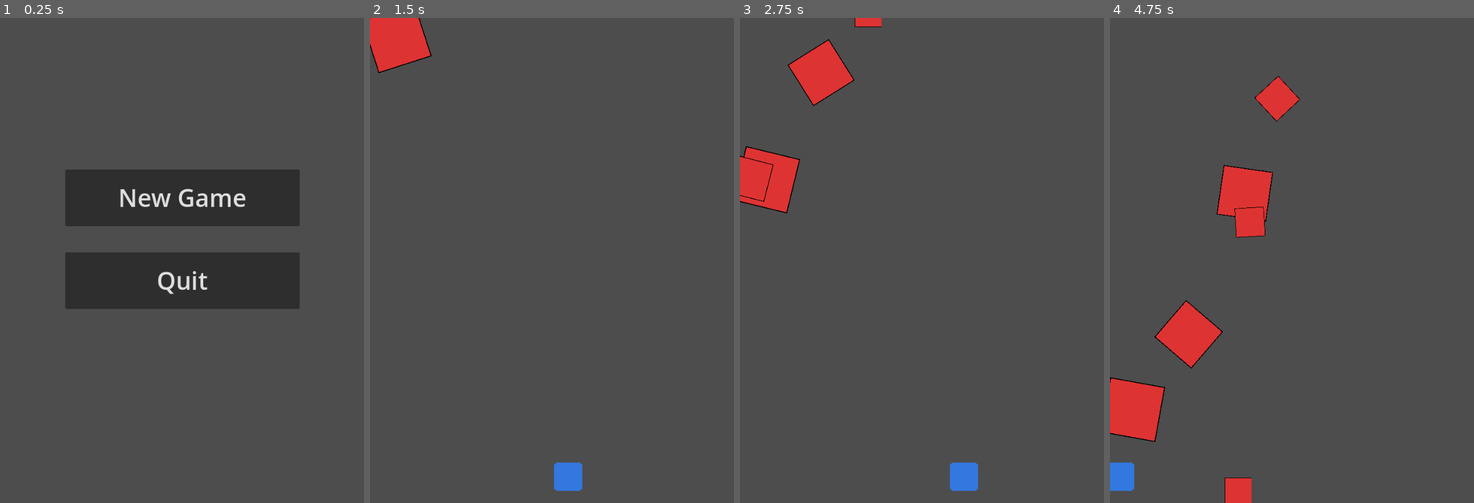
Above: before the commit, frames 1-4 (left to right).
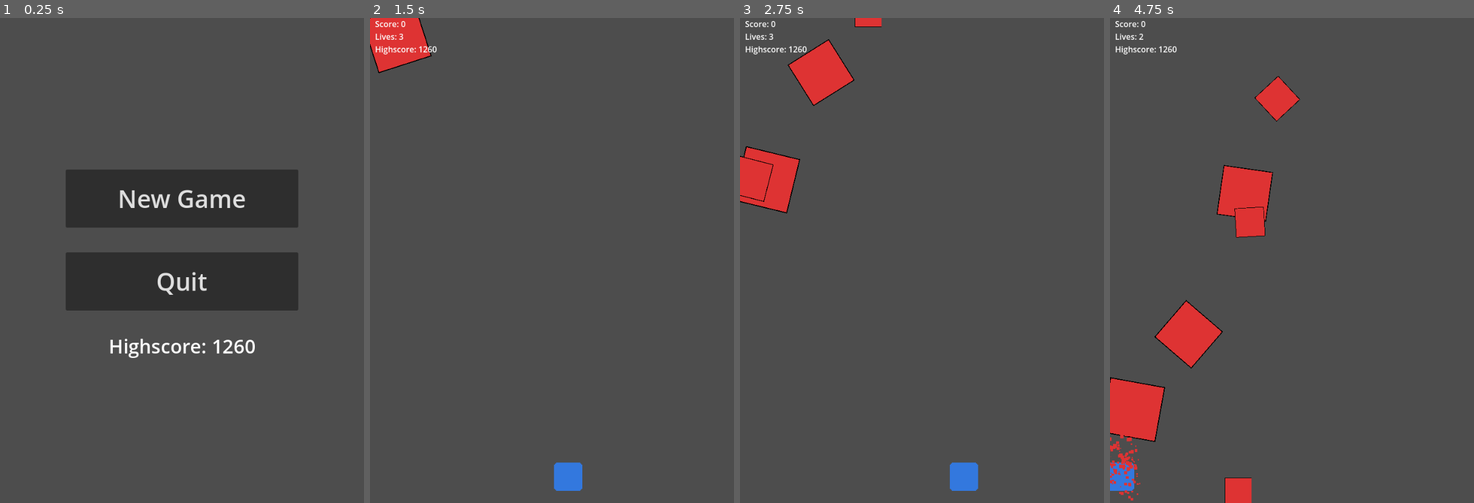
Above: after the commit, the same moments.

Repository: ivaylo-traykov/DodgeDrop
Game: Godot game, scene res://Scenes/main_screen.tscn
Same seed, same stepped clock (60 frames per second), same inputs: the game is played once before the commit and once after it.
Inputs:
- Up to frame 1 (0.25 s): no input
- Up to frame 2 (1.5 s): click "New Game" at 0.5 s; hold Right (ui_right) from 1.28 s (still down)
- Up to frame 3 (2.75 s): release Right (ui_right) at 2.03 s; hold Left (ui_left) from 2.03 s (still down)
- Up to frame 4 (4.75 s): release Left (ui_left) at 2.78 s; hold Right (ui_right) 2.78-4.28 s; hold Left (ui_left) from 4.28 s (still down)

The runs differ from the first frame. In frame 1, 1.5% of the frame differs, in the area x 18-83%, y 31-71%; in frame 2, 0.2%; in frame 3, 0.2%; in frame 4, 0.6%.

Commit message:
Added global script with scoring and life systems, death effects

Diff:
--- /dev/null
+++ b/Scenes/Drops/block_death_effect.tscn
@@ -0,0 +1,33 @@
+[gd_scene load_steps=3 format=3 uid="uid://cficrmlgkc5hf"]
+
+[ext_resource type="Script" path="res://Scripts/block_death_effect.gd" id="1_e226i"]
+
+[sub_resource type="Curve" id="Curve_mlfrc"]
+_data = [Vector2(0, 1), 0.0, 0.0, 0, 0, Vector2(0.5, 0), 0.0, 0.0, 0, 0]
+point_count = 2
+metadata/_snap_enabled = true
+
+[node name="BlockDeathEffect" type="Node2D"]
+script = ExtResource("1_e226i")
+
+[node name="CPUParticles2D" type="CPUParticles2D" parent="."]
+emitting = false
+amount = 150
+lifetime = 2.0
+one_shot = true
+explosiveness = 0.8
+fract_delta = false
+emission_shape = 3
+emission_rect_extents = Vector2(32, 32)
+direction = Vector2(50, 50)
+spread = 106.39
+scale_amount_min = 2.0
+scale_amount_max = 8.0
+scale_amount_curve = SubResource("Curve_mlfrc")
+color = Color(0.870588, 0.2, 0.2, 1)
+
+[node name="Timer" type="Timer" parent="."]
+wait_time = 1.5
+one_shot = true
+
+[connection signal="timeout" from="Timer" to="." method="_on_timer_timeout"]
--- a/Scenes/level.tscn
+++ b/Scenes/level.tscn
@@ -1,8 +1,10 @@
-[gd_scene load_steps=4 format=3 uid="uid://h6cajh187ua4"]
+[gd_scene load_steps=6 format=3 uid="uid://h6cajh187ua4"]
 
 [ext_resource type="Script" path="res://Scripts/level.gd" id="1_rfqn2"]
 [ext_resource type="PackedScene" uid="uid://bom08i33w53dc" path="res://Scenes/player.tscn" id="1_xglin"]
-[ext_resource type="Texture2D" uid="uid://6kcm6jywnyle" path="res://Assets/bckgrnd.png" id="3_gfjaq"]
+[ext_resource type="Script" path="res://Scripts/lbl_lives.gd" id="3_hibti"]
+[ext_resource type="Script" path="res://Scripts/lbl_score.gd" id="4_hfpg5"]
+[ext_resource type="Script" path="res://Scripts/lbl_highscore.gd" id="5_5f3i8"]
 
 [node name="level" type="Node2D"]
 script = ExtResource("1_rfqn2")
@@ -10,14 +12,33 @@
 [node name="Player" parent="." instance=ExtResource("1_xglin")]
 position = Vector2(355, 908)
 
-[node name="Sprite2D" type="Sprite2D" parent="."]
-visible = false
-z_index = -100
-position = Vector2(360, 480)
-texture = ExtResource("3_gfjaq")
-
 [node name="spawn_cooldown" type="Timer" parent="."]
 wait_time = 0.5
 autostart = true
 
+[node name="UI" type="CanvasLayer" parent="."]
+
+[node name="lbl_lives" type="Label" parent="UI"]
+offset_left = 10.0
+offset_top = 25.0
+offset_right = 110.0
+offset_bottom = 50.0
+text = "Lives: 3"
+script = ExtResource("3_hibti")
+
+[node name="lbl_score" type="Label" parent="UI"]
+offset_left = 10.0
+offset_right = 110.0
+offset_bottom = 25.0
+text = "Score: 0"
+script = ExtResource("4_hfpg5")
+
+[node name="lbl_highscore" type="Label" parent="UI"]
+offset_left = 10.0
+offset_top = 50.0
+offset_right = 110.0
+offset_bottom = 75.0
+text = "Highscore:"
+script = ExtResource("5_5f3i8")
+
 [connection signal="timeout" from="spawn_cooldown" to="." method="_on_spawn_cooldown_timeout"]
--- a/Scenes/main_screen.tscn
+++ b/Scenes/main_screen.tscn
@@ -1,25 +1,36 @@
-[gd_scene load_steps=2 format=3 uid="uid://b073tp6rgikdn"]
+[gd_scene load_steps=3 format=3 uid="uid://b073tp6rgikdn"]
 
 [ext_resource type="Script" path="res://Scripts/main_screen.gd" id="1_e55uh"]
+[ext_resource type="Script" path="res://Scripts/lbl_main_screen_score.gd" id="2_2g18u"]
 
 [node name="main_screen" type="Node2D"]
 script = ExtResource("1_e55uh")
 
 [node name="new_game" type="Button" parent="."]
-offset_left = 129.0
+offset_left = 130.0
 offset_top = 300.0
-offset_right = 593.0
-offset_bottom = 412.0
+offset_right = 590.0
+offset_bottom = 415.0
 theme_override_font_sizes/font_size = 48
 text = "New Game"
 
 [node name="quit_game" type="Button" parent="."]
-offset_left = 129.0
+offset_left = 130.0
 offset_top = 464.0
-offset_right = 593.0
-offset_bottom = 576.0
+offset_right = 590.0
+offset_bottom = 579.0
 theme_override_font_sizes/font_size = 48
 text = "Quit"
 
+[node name="lbl_main_screen_score" type="Label" parent="."]
+offset_left = 130.0
+offset_top = 600.0
+offset_right = 590.0
+offset_bottom = 700.0
+theme_override_font_sizes/font_size = 38
+horizontal_alignment = 1
+vertical_alignment = 1
+script = ExtResource("2_2g18u")
+
 [connection signal="pressed" from="new_game" to="." method="_on_new_game_pressed"]
 [connection signal="pressed" from="quit_game" to="." method="_on_quit_game_pressed"]
--- /dev/null
+++ b/Scenes/player_death_effect.tscn
@@ -0,0 +1,27 @@
+[gd_scene load_steps=3 format=3 uid="uid://dyd6b1j7d47n1"]
+
+[ext_resource type="Script" path="res://Scripts/player_death_effect.gd" id="1_kb5a0"]
+
+[sub_resource type="Curve" id="Curve_55s1f"]
+_data = [Vector2(0, 1), 0.0, 0.0, 0, 0, Vector2(0.496932, 0.0139563), 0.0, 0.0, 0, 0]
+point_count = 2
+
+[node name="player_death_effect" type="Node2D"]
+script = ExtResource("1_kb5a0")
+
+[node name="CPUParticles2D" type="CPUParticles2D" parent="."]
+emitting = false
+amount = 150
+lifetime = 0.5
+one_shot = true
+emission_shape = 3
+emission_rect_extents = Vector2(32, 32)
+initial_velocity_min = 1.0
+initial_velocity_max = 2.0
+scale_amount_min = 2.0
+scale_amount_max = 8.0
+scale_amount_curve = SubResource("Curve_55s1f")
+color = Color(0.2, 0.470588, 0.870588, 1)
+
+[node name="Timer" type="Timer" parent="."]
+wait_time = 2.0
--- a/Scripts/block.gd
+++ b/Scripts/block.gd
@@ -7,6 +7,7 @@
 var scale_index = 1
 var rotation_speed = 0.025
 var rotation_direction = 0
+var death_effect_scene = preload("res://Scenes/Drops/block_death_effect.tscn")
 
 @onready var sprite = $TextureRect
 
@@ -16,18 +17,31 @@
 	scale = Vector2(scale_index, scale_index)
 	z_index = -scale_index
 
+	speed += 2 * Game.get_dificulty()
+
 func _process(delta):
 	position.y += speed / scale_index
 	angle += (rotation_speed / scale_index) * rotation_direction
 	rotation = angle
 
 	if position.y > 1024:
+		Game.score += 10
+		die()
+
+	if Game.lives <= 0:
 		die()
 
 func _on_body_entered(body):
 	if body is Player:
+		Game.player_get_hit()
 		print("Player got hit")
 		die()
 
 func die():
+	if position.y < 1024:
+		var death_effect = death_effect_scene.instantiate()
+		death_effect.position = position
+		death_effect.scale = Vector2(scale_index, scale_index)
+		death_effect.rotation = angle
+		get_tree().root.add_child(death_effect)
 	queue_free()
--- /dev/null
+++ b/Scripts/block_death_effect.gd
@@ -0,0 +1,8 @@
+extends Node2D
+
+func _ready():
+	$CPUParticles2D.emitting = true
+	$Timer.start()
+
+func _on_timer_timeout():
+	queue_free()
--- /dev/null
+++ b/Scripts/game.gd
@@ -0,0 +1,35 @@
+extends Node
+
+const HIGHSCORE = "res://highscore.bin"
+
+var lives = 3
+var score = 0
+
+func player_get_hit():
+	lives -= 1
+	if lives <= 0:
+		await get_tree().create_timer(1).timeout
+		set_highscore()
+		game_over()
+
+func get_dificulty():
+	return round(score / 500)
+
+func set_highscore():
+	if score > get_highscore():
+		var file = FileAccess.open(HIGHSCORE, FileAccess.WRITE)
+		file.store_line(str(score))
+
+func get_highscore():
+	if FileAccess.file_exists(HIGHSCORE):
+		var file = FileAccess.open(HIGHSCORE, FileAccess.READ)
+		if not file.eof_reached():
+			var current_line = file.get_line()
+			if int(current_line) > 0:
+				return int(current_line)
+			else:
+				return 0
+		file.close()
+
+func game_over():
+	get_tree().change_scene_to_file("res://Scenes/main_screen.tscn")
--- /dev/null
+++ b/Scripts/lbl_highscore.gd
@@ -0,0 +1,6 @@
+extends Label
+
+
+# Called when the node enters the scene tree for the first time.
+func _ready():
+	text = "Highscore: " + str(Game.get_highscore())
--- /dev/null
+++ b/Scripts/lbl_lives.gd
@@ -0,0 +1,4 @@
+extends Label
+
+func _process(delta):
+	text = "Lives: " + str(Game.lives)
--- /dev/null
+++ b/Scripts/lbl_main_screen_score.gd
@@ -0,0 +1,8 @@
+extends Label
+
+
+# Called when the node enters the scene tree for the first time.
+func _ready():
+	if Game.score > 0:
+		text = "Score: " + str(Game.score) + "\n"
+	text += "Highscore: " + str(Game.get_highscore())
--- /dev/null
+++ b/Scripts/lbl_score.gd
@@ -0,0 +1,4 @@
+extends Label
+
+func _process(delta):
+	text = "Score: " + str(Game.score)
--- a/Scripts/level.gd
+++ b/Scripts/level.gd
@@ -1,7 +1,6 @@
 extends Node
 
 var rng = RandomNumberGenerator.new()
-var time = 0
 var spawn_ready = false
 var item_scene = preload("res://Scenes/Drops/block.tscn")
 var timer = null
@@ -12,8 +11,6 @@
 	screen_width = int(get_viewport().size.x)
 
 func _process(delta):
-	time += delta
-
 	## SPAWN DROPS
 	if spawn_ready:
 		var item = item_scene.instantiate()
--- a/Scripts/main_screen.gd
+++ b/Scripts/main_screen.gd
@@ -1,6 +1,8 @@
 extends Node2D
 
 func _on_new_game_pressed():
+	Game.lives = 3
+	Game.score = 0
 	get_tree().change_scene_to_file("res://Scenes/level.tscn")
 
 func _on_quit_game_pressed():
--- a/Scripts/player.gd
+++ b/Scripts/player.gd
@@ -3,8 +3,13 @@
 
 var speed = 300
 var drift = speed / 10
+var death_effect_scene = preload("res://Scenes/player_death_effect.tscn")
+
 
 func _process(delta):
+
+	if Game.lives <= 0:
+		die()
 
 	var direction = Input.get_axis("ui_left", "ui_right")
 
@@ -21,3 +26,9 @@
 		position.x = 0
 
 	move_and_slide()
+
+func die():
+	var death_effect = death_effect_scene.instantiate()
+	death_effect.position = position
+	get_tree().root.add_child(death_effect)
+	queue_free()
--- /dev/null
+++ b/Scripts/player_death_effect.gd
@@ -0,0 +1,8 @@
+extends Node2D
+
+func _ready():
+	$CPUParticles2D.emitting = true
+	$Timer.start()
+
+func _on_timer_timeout():
+	queue_free()
--- a/project.godot
+++ b/project.godot
@@ -14,6 +14,10 @@
 run/main_scene="res://Scenes/main_screen.tscn"
 config/features=PackedStringArray("4.2", "Mobile")
 config/icon="res://icon.svg"
+
+[autoload]
+
+Game="*res://Scripts/game.gd"
 
 [display]
 
Not shown, added: highscore.bin
